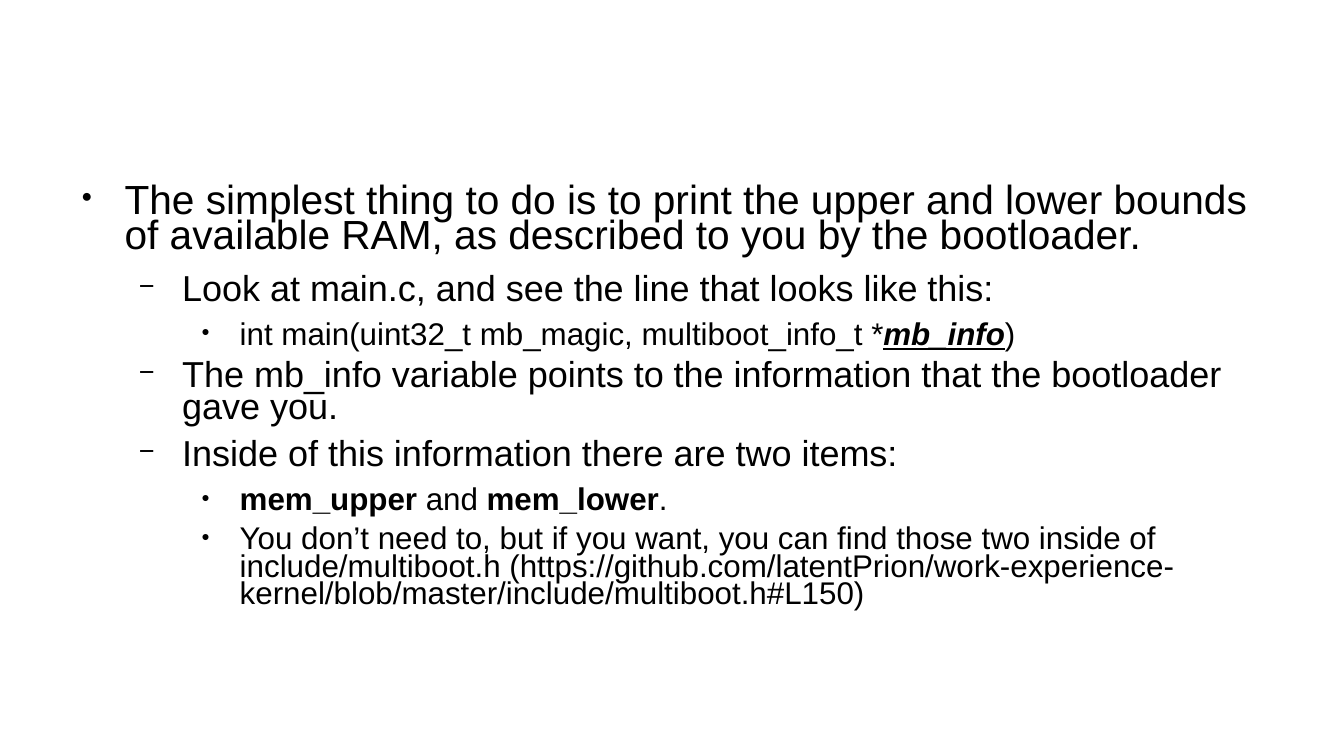
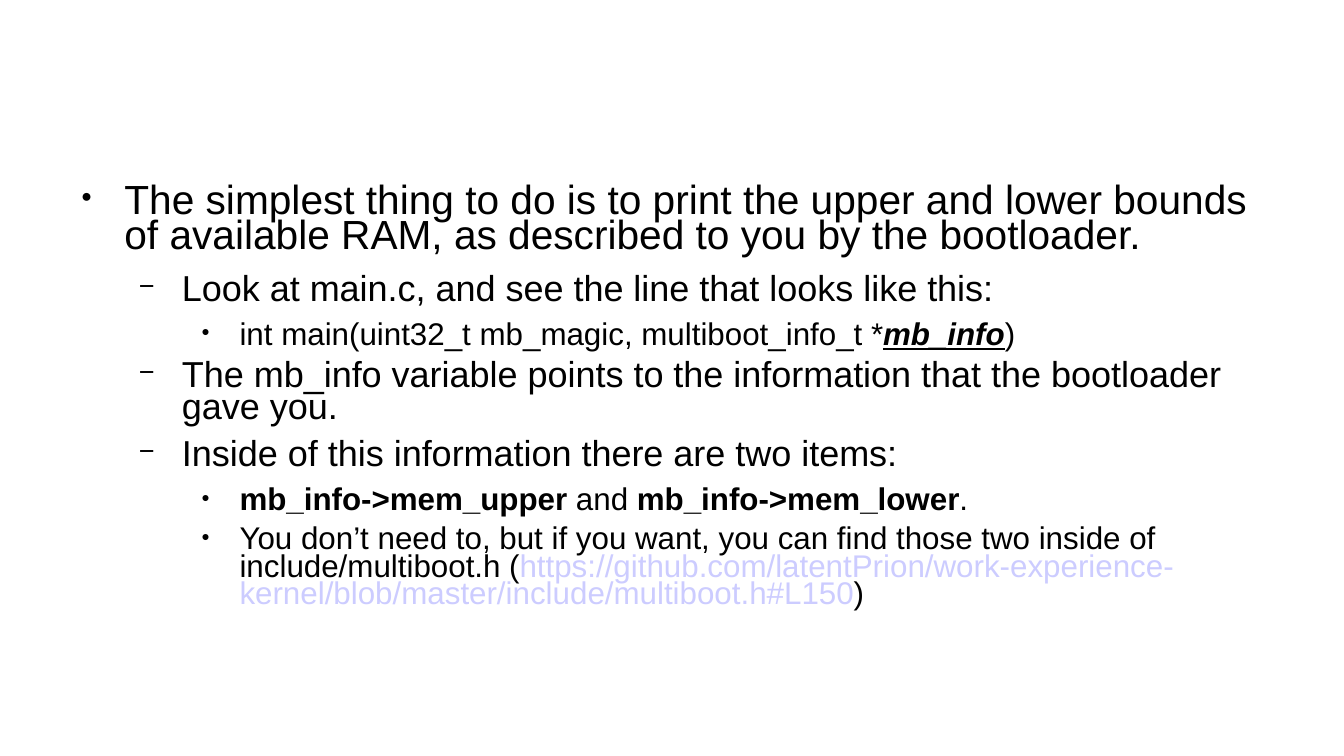
Before and after one commit to latentPrion/work-experience-kernel, a slide deck: slide 4 of part-07-printing-the-memory-map.ppt. Drawn at 1344x756 pixels with LibreOffice and Linux fonts; fonts in the diff are those of the drawing; background and template pictures are left out. Boxes give left, top, right and bottom in pixels: in the first picture for what was removed or moved away, otherwise in the second. Text is boxed around its words. In the diff, an @@ line names an element or a change of style, - is before the commit and + after.

Commit message:
Add mb_info-> base

```diff
--- a/part-07-printing-the-memory-map.ppt
+++ b/part-07-printing-the-memory-map.ppt
@@ text at <box>124,184,1246,610</box>: text colour #000000 to #CCCCFF in "(https://github.com/latentPrion/work-experience-kernel/blob/ ..."; indent changed @@
@@ text at <box>240,487,968,516</box>: text changed @@
-    ● mem_upper and mem_lower.
+    ● mb_info->mem_upper and mb_info->mem_lower.
```
Also in this commit, not shown: 3 other slides changed.
